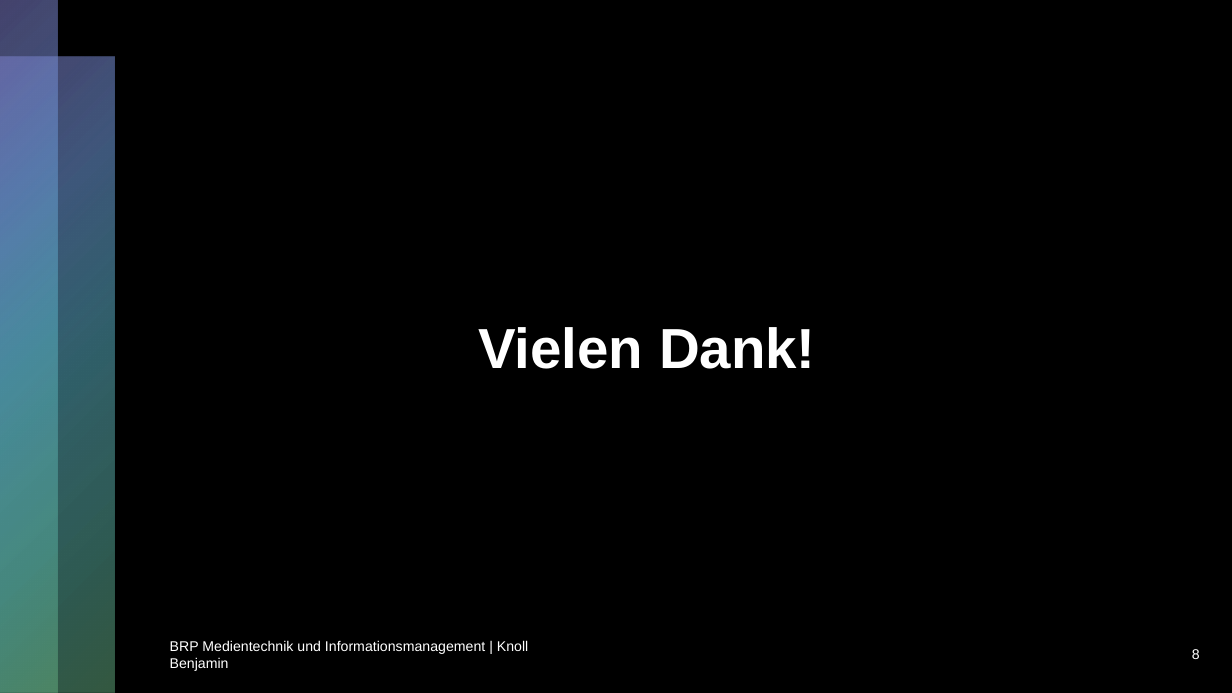
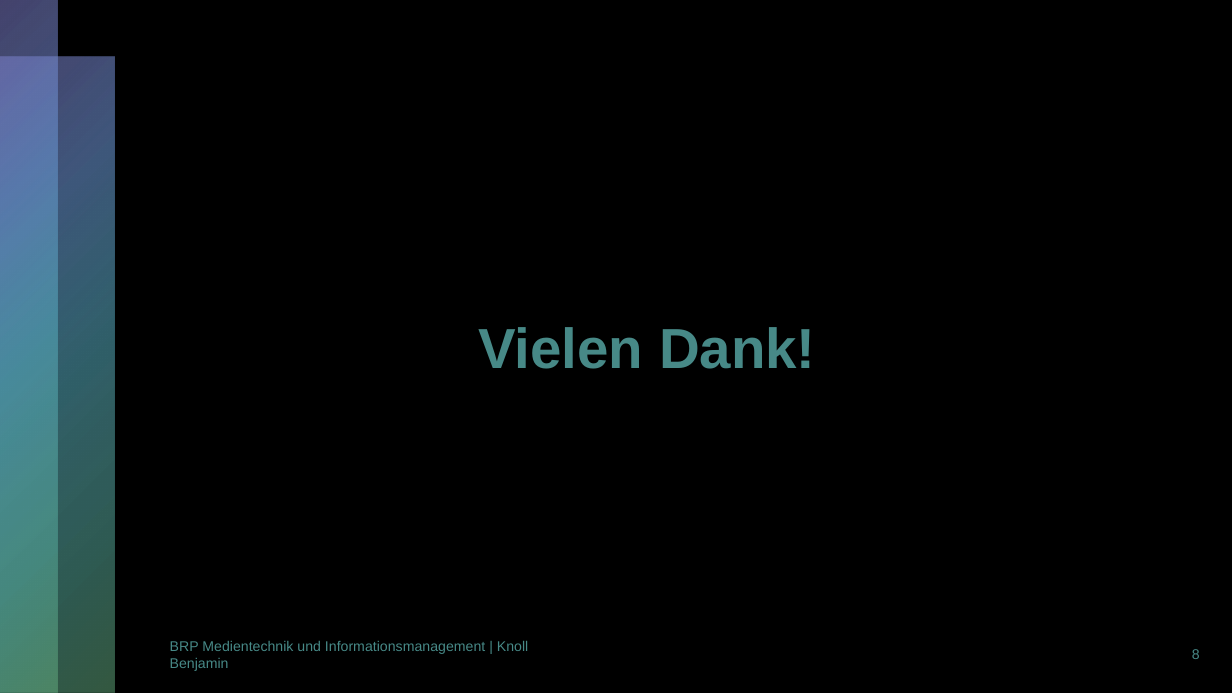
Before and after one commit to Benkster/DevShop, a slide deck: slide 8 of Documentation/DevShop.pptx. Drawn at 1232x693 pixels with LibreOffice and Linux fonts; fonts in the diff are those of the drawing. Boxes give left, top, right and bottom in pixels: in the first picture for what was removed or moved away, otherwise in the second. Text is boxed around its words. In the diff, an @@ line names an element or a change of style, - is before the commit and + after.

```diff
--- a/Documentation/DevShop.pptx
+++ b/Documentation/DevShop.pptx
@@ text colour #FFFFFF to #478987 in 3 elements at (x1=478, y1=327, x2=816, y2=369), (x1=1192, y1=649, x2=1200, y2=659), (x1=170, y1=641, x2=528, y2=671) @@
```
Also in this commit, not shown: 7 other slides changed, 7 other files.
